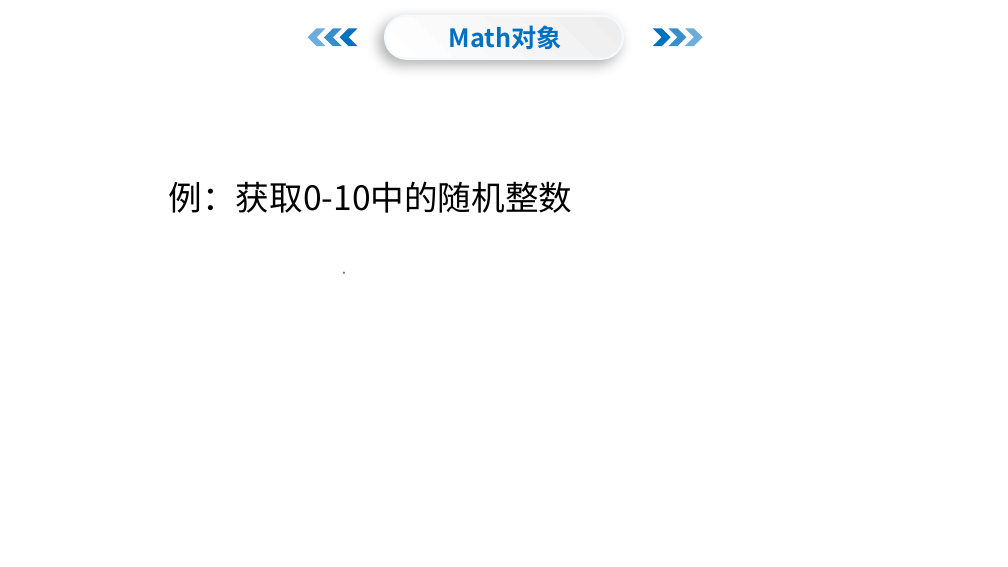
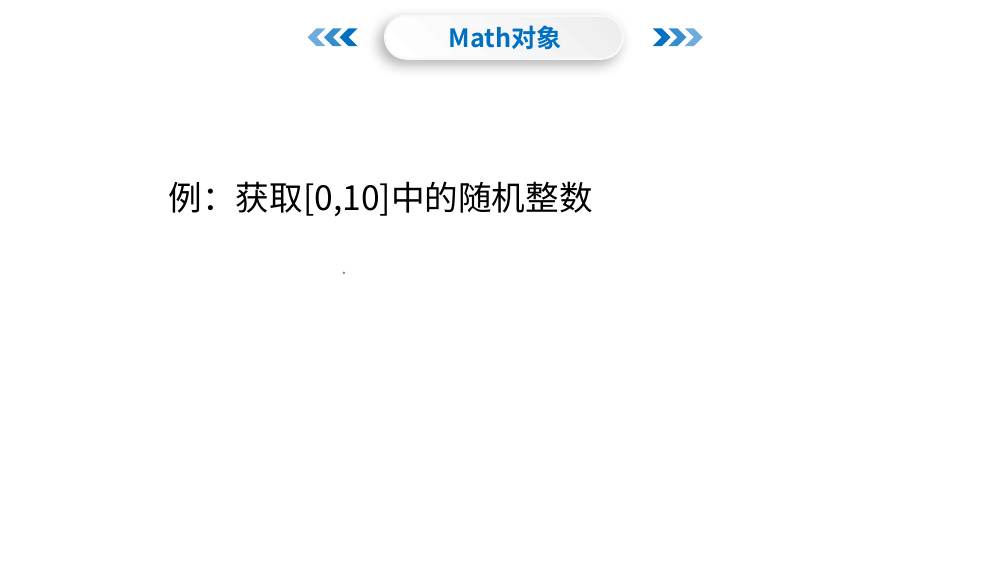
Before and after one commit to menglaoda/web-, a slide deck: slide 5 of PPT/JS/10JavaScript Math对象.pptx. Drawn at 1008x567 pixels with LibreOffice and Linux fonts; fonts in the diff are those of the drawing; background and template pictures are left out. Boxes give left, top, right and bottom in pixels: in the first picture for what was removed or moved away, otherwise in the second. Text is boxed around its words. In the diff, an @@ line names an element or a change of style, - is before the commit and + after.

```diff
--- a/PPT/JS/10JavaScript Math对象.pptx
+++ b/PPT/JS/10JavaScript Math对象.pptx
@@ text at (x1=169, y1=181, x2=593, y2=216): text changed @@
-例：获取0-10中的随机整数
+例：获取[0,10]中的随机整数
```
Also in this commit, not shown: 3 other files.
